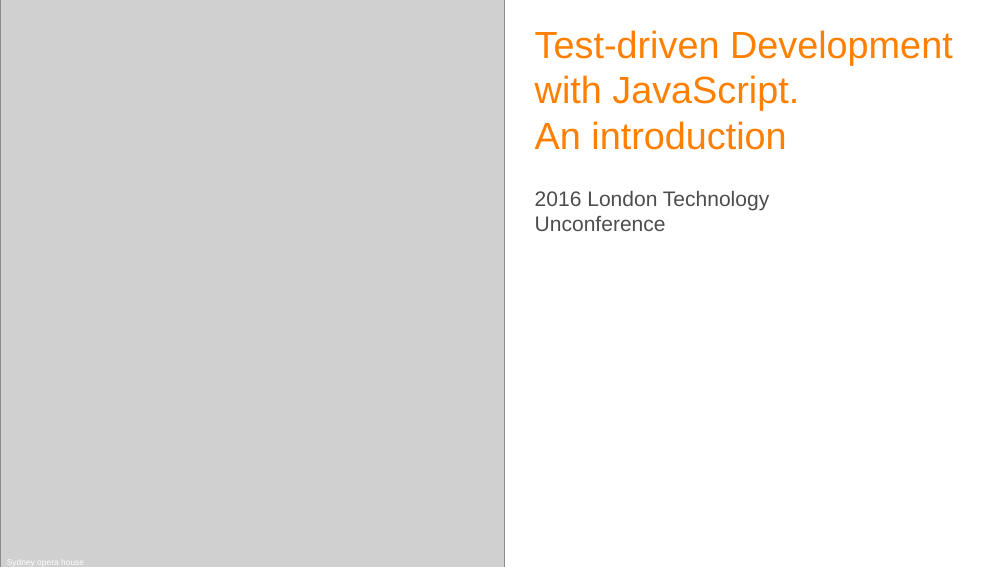
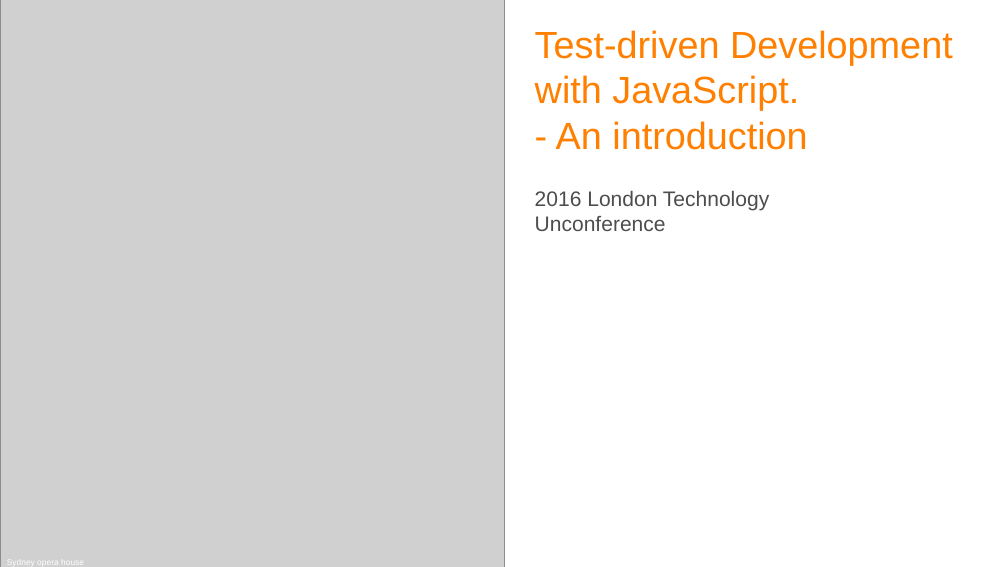
Before and after one commit to madjava/unconf, a slide deck: slide 1 of JavaScript Uint Testing.pptx. Drawn at 1008x567 pixels with LibreOffice and Linux fonts; fonts in the diff are those of the drawing; grey boxes stand for pictures; background and template pictures are left out. Boxes give left, top, right and bottom in pixels: in the first picture for what was removed or moved away, otherwise in the second. Text is boxed around its words. In the diff, an @@ line names an element or a change of style, - is before the commit and + after.

Commit message:
Update to presentation file

```diff
--- a/JavaScript Uint Testing.pptx
+++ b/JavaScript Uint Testing.pptx
@@ title at (x1=535, y1=30, x2=953, y2=150): text changed @@
-Test-driven Development with JavaScript.
-An introduction
+Test-driven Development with JavaScript.
+- An introduction
```
Also in this commit, not shown: 2 other files.
